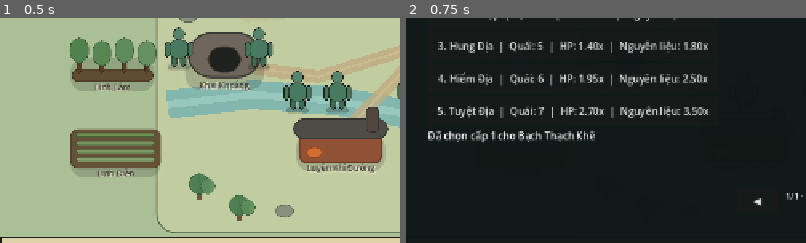
Above: before the commit, frames 1-2 (left to right).
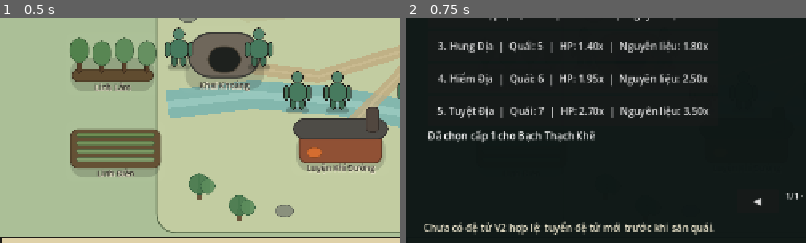
Above: after the commit, the same moments.

Repository: vuanhtuan161094-byte/TongMonBaDao
Game: Godot game, scene res://scenes/p3/p3_2_landscape_sect.tscn
Same seed, same stepped clock (60 frames per second), same inputs: the game is played once before the commit and once after it.
Inputs:
- Up to frame 1 (0.5 s): no input
- Up to frame 2 (0.75 s): click "SĂN QUÁI" at 0.5 s
The pictures show only the part of the screen within x 0-50%, y 40-90%; the shares and areas given below are measured in that part.

Frame 1 is identical in both runs. In frame 2, 1.8% of the frame differs, in the area x 4-78%, y 90-97%.

Commit message:
fix(c4-be01): enable hunt button when roster selected and disclose missing genuine V2 participants [skip ci]

Diff:
--- a/godot/src/presentation/p3/hunting_expedition_panel_v2.gd
+++ b/godot/src/presentation/p3/hunting_expedition_panel_v2.gd
@@ -102,6 +102,8 @@
         _say("Chưa có dữ liệu runtime.")
         return
     _gather_candidates()
+    if candidates.is_empty():
+        _say("Chưa có đệ tử V2 hợp lệ: tuyển đệ tử mới trước khi săn quái.")
     if zone_choice.item_count > 0:
         zone_choice.select(0)
         _change_region(0)
@@ -209,6 +211,7 @@
     else:
         selected_ids.erase(id)
     _render_roster()
+    _refresh_actions()
 
 func _page_previous() -> void:
     page = maxi(0,page-1)
